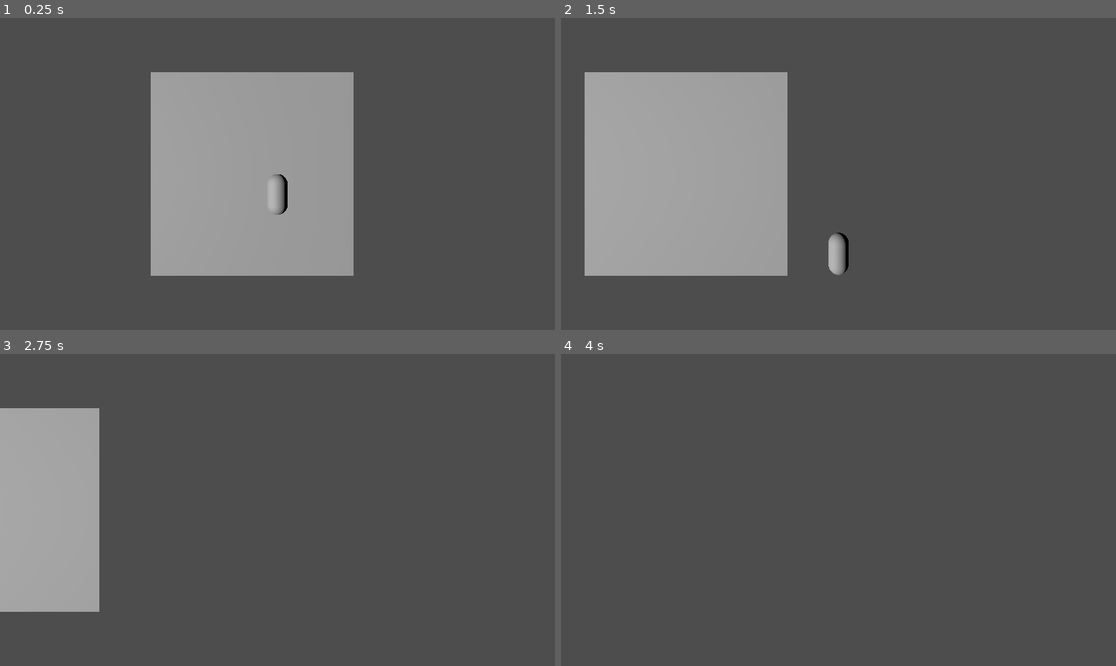
Above: before the commit, frames 1-4 (two rows, left to right).
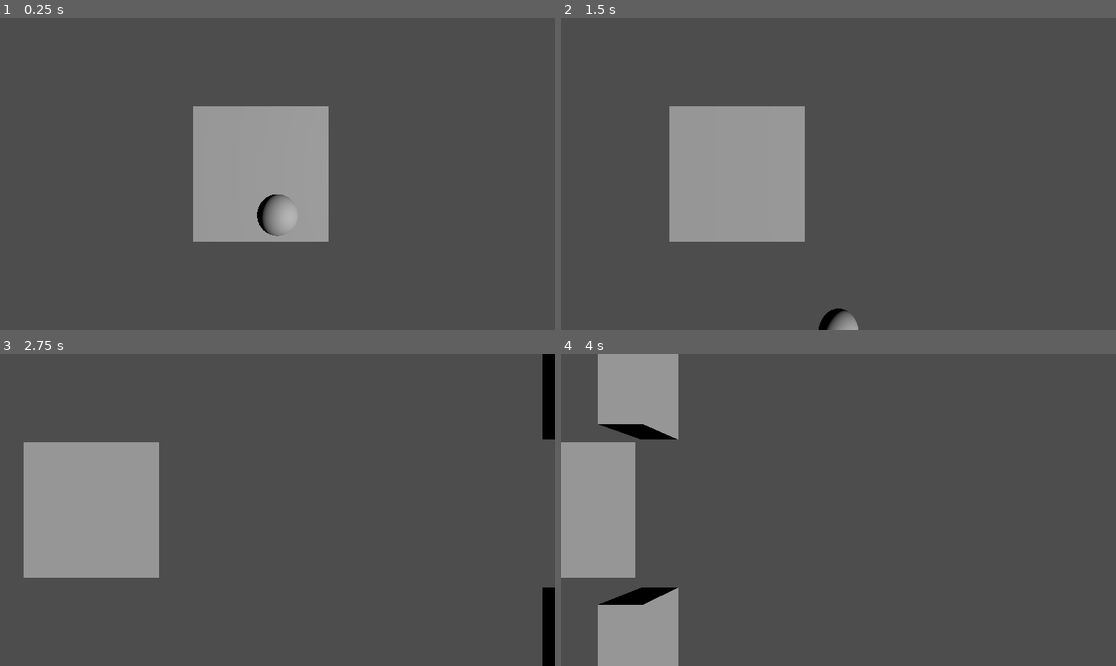
Above: after the commit, the same moments.

Repository: spartacoasesino/boodge2
Game: Godot game, scene res://scenes/environment/main.tscn
Two runs of this game, one before a commit and one after it. Both use one fixed random seed, a clock stepped at 60 frames per second and the inputs below.
Inputs (mouse positions are in pixels of both pictures, inside the frame that each line leads up to):
- Up to frame 1 (0.25 s): no input
- Up to frame 2 (1.5 s): tap Enter at 0.5 s; move the mouse to (960, 158) at 0.52 s; hold D 0.53-1.25 s; tap Backspace at 0.6 s; click (960, 158) at 0.67 s; click (960, 158) at 0.77 s; drag from (727, 189) to (810, 236) at 1.27 s
- Up to frame 3 (2.75 s): move the mouse to (333, 441) at 2.02 s; hold D from 2.03 s (still down); tap F at 2.1 s
- Up to frame 4 (4 s): release D at 2.75 s; drag from (810, 572) to (672, 463) at 2.77 s; move the mouse to (1005, 556) at 3.52 s; hold A from 3.53 s (still down); tap Z at 3.6 s; click (1005, 556) at 3.77 s

The runs differ from the first frame. In frame 1, 14% of the frame differs, in the area x 27-64%, y 17-83%; in frame 2, 17%, in the area x 4-54%, y 17-100%; in frame 3, 12%; in frame 4, 13%.

Commit message:
Spawn correcto de obstaculos

Diff:
--- a/scenes/environment/main.tscn
+++ b/scenes/environment/main.tscn
@@ -1,7 +1,9 @@
 [gd_scene format=3 uid="uid://cq0koj7p8kr22"]
 
 [ext_resource type="PackedScene" uid="uid://dfngbux5i35eq" path="res://scenes/player/Player.tscn" id="1_u2pvs"]
-[ext_resource type="Script" uid="uid://d013ojphf3o08" path="res://scripts/obstacles/world.gd" id="2_oyn3l"]
+[ext_resource type="Script" uid="uid://d013ojphf3o08" path="res://scripts/world/world.gd" id="2_oyn3l"]
+[ext_resource type="Script" uid="uid://n0vixb3idpl3" path="res://scripts/obstacles/obstacle_spawner.gd" id="3_r28lp"]
+[ext_resource type="PackedScene" uid="uid://cba8ia6op07ox" path="res://scenes/obstacles/Obstacle.tscn" id="4_ksokc"]
 
 [sub_resource type="PlaneMesh" id="PlaneMesh_8f4ko"]
 
@@ -10,16 +12,21 @@
 [node name="Player" parent="." unique_id=656537114 instance=ExtResource("1_u2pvs")]
 
 [node name="Camera3D" type="Camera3D" parent="." unique_id=1108858958]
-transform = Transform3D(1, 0, 0, 0, 1, 0, 0, 0, 1, 0, 0, 10)
+transform = Transform3D(1, 0, 0, 0, 1, 0, 0, 0, 1, 0, 0, 5)
 current = true
 
 [node name="DirectionalLight3D" type="DirectionalLight3D" parent="." unique_id=181515175]
-transform = Transform3D(0.7071069, 0, -0.70710677, 0, 1, 0, 0.70710677, 0, 0.7071069, -7.292058, 0, 0)
+transform = Transform3D(0.70710677, 0, 0.70710677, 0, 1, 0, -0.70710677, 0, 0.70710677, 0, 0, 0)
 light_energy = 1.5
 
 [node name="World" type="Node3D" parent="." unique_id=482458714]
+transform = Transform3D(1, 0, 0, 0, 1, 0, 0, 0, 1, 0, 0, -10)
 script = ExtResource("2_oyn3l")
 
 [node name="MeshInstance3D" type="MeshInstance3D" parent="World" unique_id=40816780]
 transform = Transform3D(5, 0, 0, 0, -2.1855695e-07, -5, 0, 5, -2.1855695e-07, 0, 0, 0)
 mesh = SubResource("PlaneMesh_8f4ko")
+
+[node name="ObstacleSpawner" type="Node3D" parent="." unique_id=447059222]
+script = ExtResource("3_r28lp")
+obstacle_scene = ExtResource("4_ksokc")
--- /dev/null
+++ b/scenes/obstacles/Obstacle.tscn
@@ -0,0 +1,39 @@
+[gd_scene format=3 uid="uid://cba8ia6op07ox"]
+
+[ext_resource type="Script" uid="uid://c01uc1u02nqpy" path="res://scripts/obstacles/obstacle.gd" id="1_bqhqs"]
+
+[sub_resource type="BoxMesh" id="BoxMesh_gryq1"]
+
+[sub_resource type="BoxShape3D" id="BoxShape3D_bqhqs"]
+
+[sub_resource type="BoxMesh" id="BoxMesh_admj0"]
+
+[sub_resource type="BoxShape3D" id="BoxShape3D_bqqh7"]
+
+[node name="Obstacle" type="Node3D" unique_id=1702456495]
+script = ExtResource("1_bqhqs")
+
+[node name="Top" type="Node3D" parent="." unique_id=834613446]
+transform = Transform3D(1, 0, 0, 0, 4, 0, 0, 0, 1, 0, 4, 0)
+
+[node name="MeshInstance3D" type="MeshInstance3D" parent="Top" unique_id=719423667]
+mesh = SubResource("BoxMesh_gryq1")
+
+[node name="Area3D" type="Area3D" parent="Top" unique_id=1175109221]
+
+[node name="CollisionShape3D" type="CollisionShape3D" parent="Top/Area3D" unique_id=161726373]
+shape = SubResource("BoxShape3D_bqhqs")
+
+[node name="Bottom" type="Node3D" parent="." unique_id=963476146]
+transform = Transform3D(1, 0, 0, 0, 4, 0, 0, 0, 1, 0, -4, 0)
+
+[node name="MeshInstance3D" type="MeshInstance3D" parent="Bottom" unique_id=861832196]
+mesh = SubResource("BoxMesh_admj0")
+
+[node name="Area3D" type="Area3D" parent="Bottom" unique_id=63277395]
+
+[node name="CollisionShape3D" type="CollisionShape3D" parent="Bottom/Area3D" unique_id=421863937]
+shape = SubResource("BoxShape3D_bqqh7")
+
+[connection signal="body_entered" from="Top/Area3D" to="." method="_on_area_3d_body_entered"]
+[connection signal="body_entered" from="Bottom/Area3D" to="." method="_on_area_3d_body_entered"]
--- a/scenes/player/Player.tscn
+++ b/scenes/player/Player.tscn
@@ -2,15 +2,15 @@
 
 [ext_resource type="Script" uid="uid://klbf48juume7" path="res://scripts/player/player.gd" id="1_wr5hl"]
 
-[sub_resource type="CapsuleMesh" id="CapsuleMesh_o8nba"]
+[sub_resource type="SphereMesh" id="SphereMesh_wr5hl"]
 
-[sub_resource type="CapsuleShape3D" id="CapsuleShape3D_wr5hl"]
+[sub_resource type="SphereShape3D" id="SphereShape3D_gfjak"]
 
 [node name="Player" type="CharacterBody3D" unique_id=656537114]
 script = ExtResource("1_wr5hl")
 
 [node name="MeshInstance3D" type="MeshInstance3D" parent="." unique_id=1318434884]
-mesh = SubResource("CapsuleMesh_o8nba")
+mesh = SubResource("SphereMesh_wr5hl")
 
 [node name="CollisionShape3D" type="CollisionShape3D" parent="." unique_id=1299197146]
-shape = SubResource("CapsuleShape3D_wr5hl")
+shape = SubResource("SphereShape3D_gfjak")
--- /dev/null
+++ b/scripts/obstacles/obstacle.gd
@@ -0,0 +1,15 @@
+extends Node3D
+
+@export var speed: float = 5.0
+@export var destroy_x: float = -15.0
+
+func _physics_process(delta):
+	global_position.x -= speed * delta
+
+	if global_position.x < destroy_x:
+		queue_free()
+
+
+func _on_area_3d_body_entered(body: Node3D) -> void:
+		if body.name == "Player":
+			body.die()
--- /dev/null
+++ b/scripts/obstacles/obstacle_spawner.gd
@@ -0,0 +1,20 @@
+extends Node3D
+
+@export var obstacle_scene: PackedScene
+@export var spawn_x: float = 15.0
+@export var spawn_delay: float = 2.0
+@export var gap_height: float = 3.0
+
+var timer := 0.0
+
+func _physics_process(delta):
+	timer += delta
+	if timer >= spawn_delay:
+		timer = 0.0
+		spawn_obstacle()
+
+func spawn_obstacle():
+	var obstacle = obstacle_scene.instantiate()
+	var world = get_parent().get_node("World")
+	world.add_child(obstacle)
+	obstacle.global_position = Vector3(spawn_x, randf_range(-2.0, 2.0),0)
--- a/scripts/player/player.gd
+++ b/scripts/player/player.gd
@@ -13,3 +13,12 @@
 	global_position.z = 0
 
 	move_and_slide()
+
+var is_dead := false
+
+func die():
+	if is_dead:
+		return
+	is_dead = true
+	velocity = Vector3.ZERO
+	set_physics_process(false)
Not shown, added: scripts/obstacles/obstacle.gd.uid
Not shown, added: scripts/obstacles/obstacle_spawner.gd.uid
Renamed: scripts/obstacles/world.gd -> scripts/world/world.gd
Renamed: scripts/obstacles/world.gd.uid -> scripts/world/world.gd.uid
